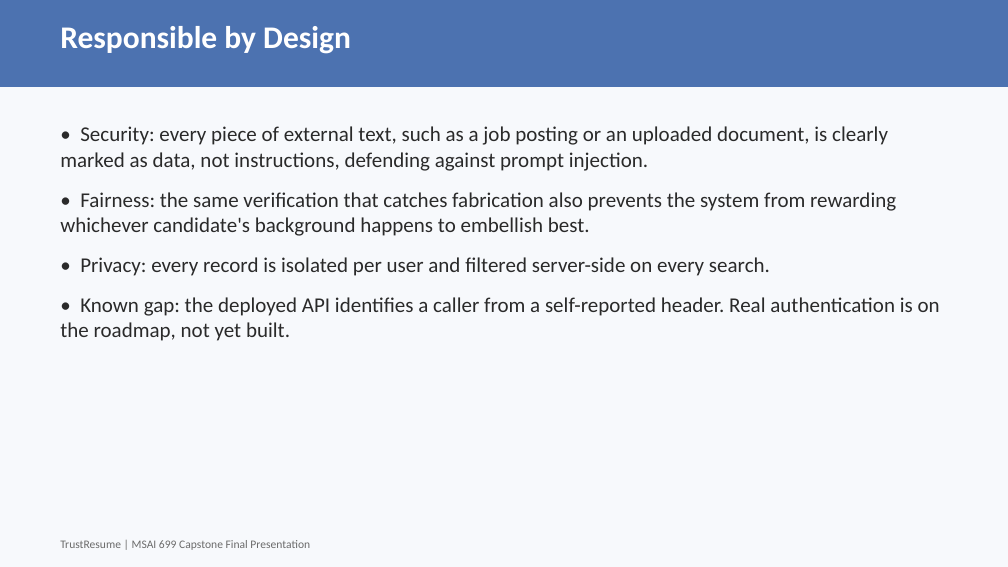
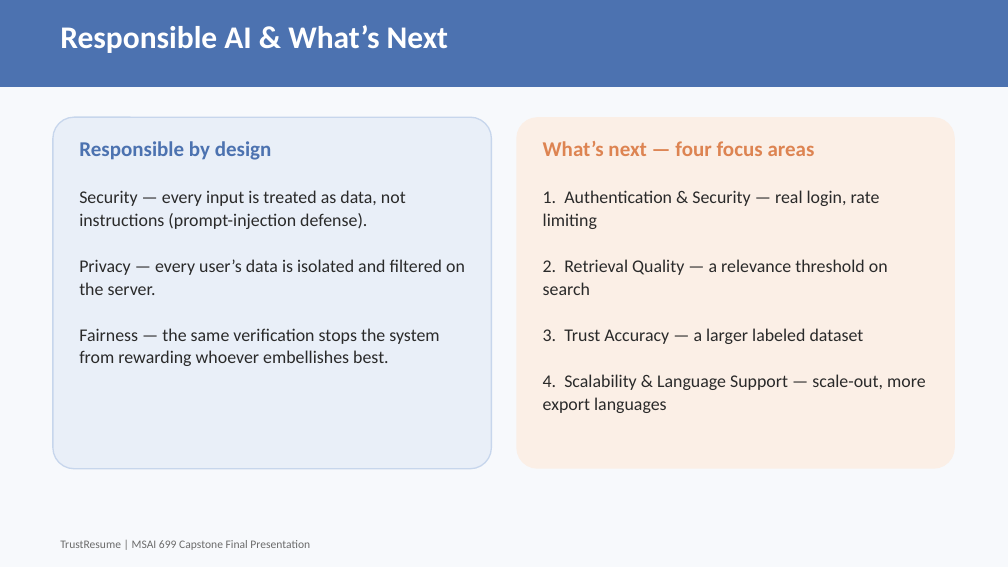
Before and after one commit to pxu/trustresume_langchain, a slide deck: slide 8 of docs/weekly-submissions/Week7_Final_Presentation.pptx (slide 10 before the commit). Drawn at 1008x567 pixels with LibreOffice and Linux fonts; fonts in the diff are those of the drawing. Boxes give left, top, right and bottom in pixels: in the first picture for what was removed or moved away, otherwise in the second. Text is boxed around its words. In the diff, an @@ line names an element or a change of style, - is before the commit and + after.

```diff
--- a/docs/weekly-submissions/Week7_Final_Presentation.pptx
+++ b/docs/weekly-submissions/Week7_Final_Presentation.pptx
@@ text at (60,25,448,53): text changed @@
-Responsible by Design
+Responsible AI & What’s Next
@@ rounded rectangle added at (53,117,492,469), fill #E9EFF8, outline #C7D6EC 1.25 pt @@
@@ rounded rectangle added at (516,117,955,469), fill #FBEFE6 @@
@@ text removed at (60,126,940,341) @@
-• Security: every piece of external text, such as a job posting or an uploaded document, is clearly marked as data, not instructions, defending against prompt injection.
-• Fairness: the same verification that catches fabrication also prevents the system from rewarding whichever candidate's background happens to embellish best.
-• Privacy: every record is isolated per user and filtered server-side on every search.
-• Known gap: the deployed API identifies a caller from a self-reported header. Real authentication is on the roadmap, not yet built.
@@ text added at (79,141,465,366), 17 pt, text #2A2A2A @@
+Responsible by design
+Security — every input is treated as data, not instructions (prompt-injection defense).
+Privacy — every user’s data is isolated and filtered on the server.
+Fairness — the same verification stops the system from rewarding whoever embellishes best.
@@ text added at (543,141,926,413), 17 pt, text #2A2A2A @@
+What’s next — four focus areas
+1. Authentication & Security — real login, rate limiting
+2. Retrieval Quality — a relevance threshold on search
+3. Trust Accuracy — a larger labeled dataset
+4. Scalability & Language Support — scale-out, more export languages
```
Also in this commit, not shown: 8 other slides changed, 3 slides removed, 1 other file.
